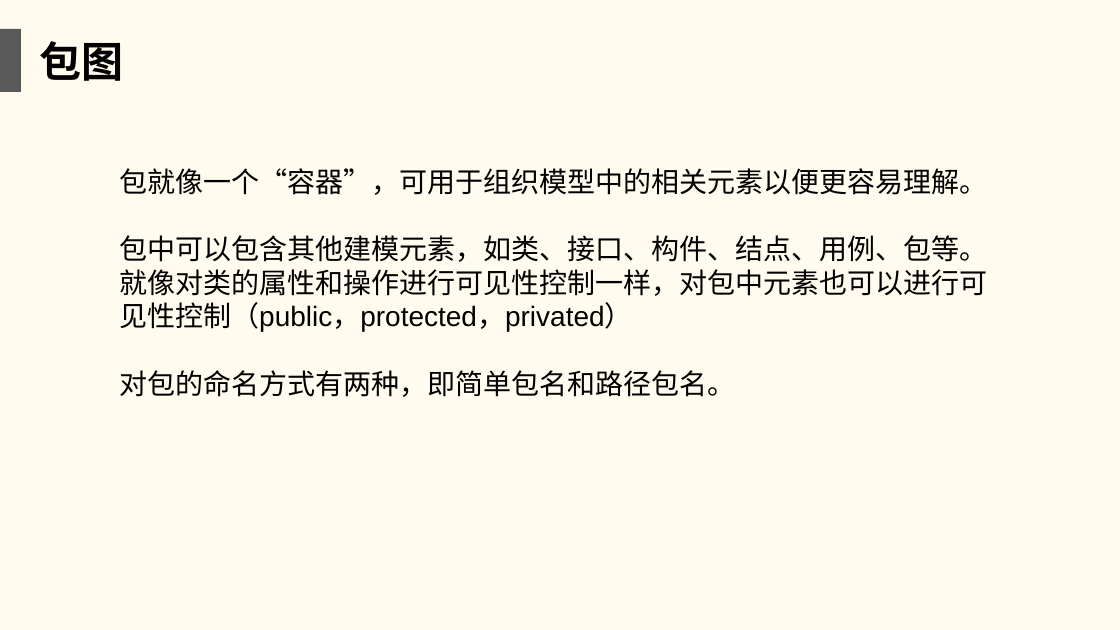
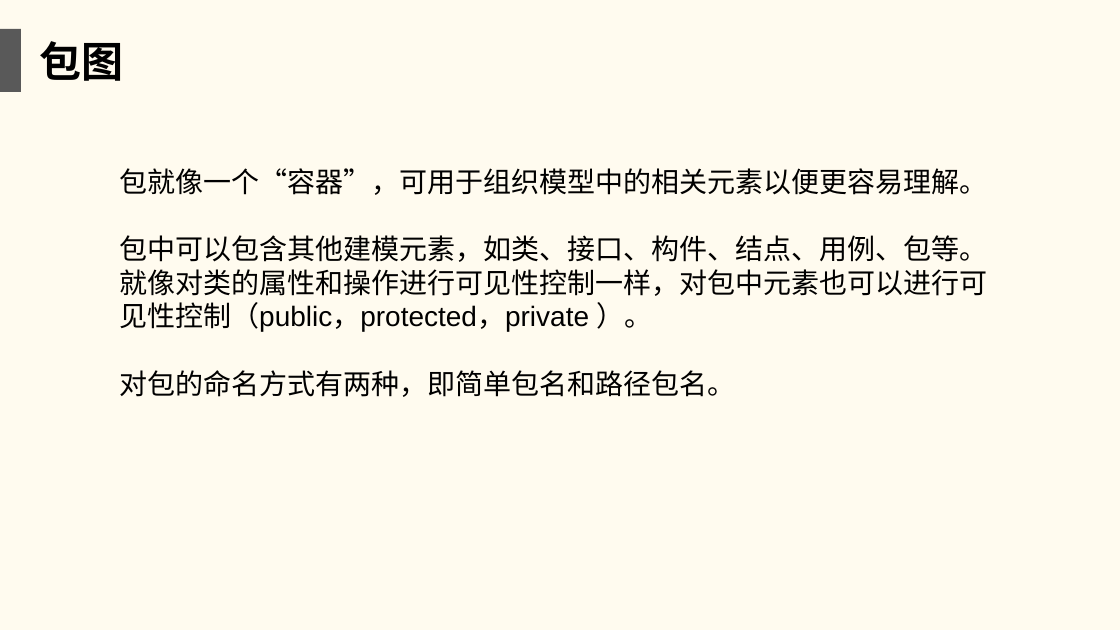
Before and after one commit to twn422/PRD2017, a slide deck: slide 11 of PRD-2017-G24/STW/非受控文件/翻转课堂作业/UML基础3/UML基础3.ppt (slide 8 before the commit). Drawn at 1120x630 pixels with LibreOffice and Linux fonts; fonts in the diff are those of the drawing. Boxes give left, top, right and bottom in pixels: in the first picture for what was removed or moved away, otherwise in the second. Text is boxed around its words. In the diff, an @@ line names an element or a change of style, - is before the commit and + after.

```diff
--- a/PRD-2017-G24/STW/非受控文件/翻转课堂作业/UML基础3/UML基础3.ppt
+++ b/PRD-2017-G24/STW/非受控文件/翻转课堂作业/UML基础3/UML基础3.ppt
@@ text at bbox=[119, 235, 987, 332]: text changed @@
-包中可以包含其他建模元素，如类、接口、构件、结点、用例、包等。就像对类的属性和操作进行可见性控制一样，对包中元素也可以进行可见性控制（public，protected，privated）
+包中可以包含其他建模元素，如类、接口、构件、结点、用例、包等。就像对类的属性和操作进行可见性控制一样，对包中元素也可以进行可见性控制（public，protected，private ）。
```
Also in this commit, not shown: 1 other slide changed, 4 slides added.
